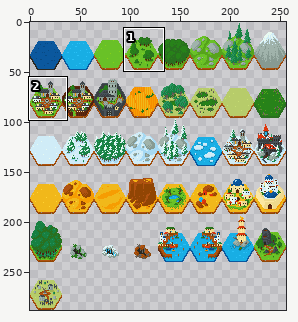
Two states of a sprite sheet, packages/game/assets/images/fantasyhextiles_v3_borderless.png. The picture above shows the old version from afar; the outline marks the close-up.
Close-up. Old version:
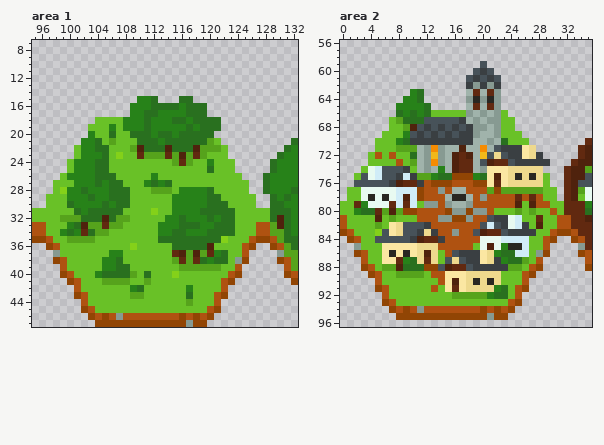
The file is 256x288 pixels. Shown: area 1: x 95..132, y 7..47; area 2: x 0..35, y 56..96.
Now the later version:
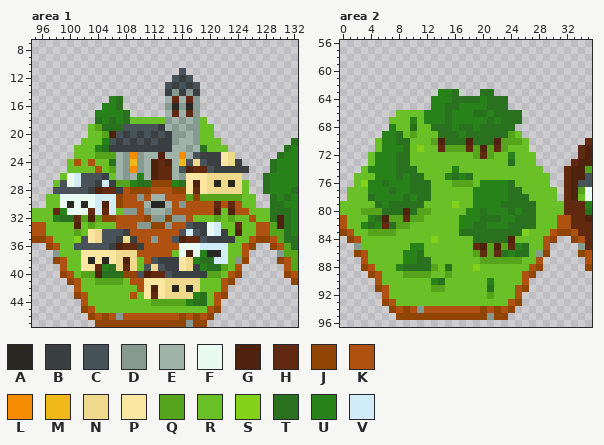
Palette (. is transparent): A #292721  B #3a3f42  C #475259  D #879a92  E #a0b3ab  F #e8faf1  G #4f220d  H #612910  J #914504  K #af5211  L #f68c02  M #f1b81a  N #eed98d  P #fbe7a2  Q #56a31c  R #69c127  S #84d119  T #29701f  U #278219  V #d0ecf7
The edit:
--- area 1
@@ x 95..132 @@
 10 ......................................
-11 ......................................
-12 ......................................
-13 ......................................
-14 ......................................
-15 ...............UUT...TT...............
-16 ..............UUUTTTTUTTT.............
-17 ..............UUTTUUUUTTT.............
-18 .........RRRRUUUTUUUTTUTTTT...........
-19 ........RRRURUUUTUUUUUTUTTT...........
-20 ........URRTRRTTTUTTUTTTTT............
-21 .......UUTRQRRRTTTUTTTTTTQR..........T
-22 ......RUUTTRRRQGTTTGTTTGQQQR........TU
-23 ......RUUUTRSRRHQQQHQGQHQRRR.......TUU
-24 .....RUUUTTRRRRRRRRRQHQRRURRR.....TUUU
-25 .....RUUUTTRRRRRRRRRRRRRRTRRR.....TUUU
-26 ....RUUUUTTTRRRRRURRRRRRRRRRRR...TUUUU
-27 ...RRRUUUTUTTRRRUTUTRRRRRRRRRRR..TUUUU
-28 ...RSUUTUUUTTTRRRQQQRUUUUTRRRRR..TUUUT
-29 ..RRRUUUTUUTTTRRRRRRUUUUUTTRRRRR..TUTU
-30 ..RRRTUUUUTUTTRRRRRRUUUUUTTTRRRR..TTUU
-31 RRRRRRTUTTTTTRRRRSRRUUUUTTTTTRRRRRTTTU
-32 RRRRQQQTTTGTQQRRRRRUUTUUUTUTTRRRRRTGTU
-33 KKRRRUTGQQHQQRRRRRUUUTTTUUTTTRRRKKQGTU
-34 KKRRUTUHTQQRRRRRRRUUTTUUUTTTTRRRKKQQTU
-35 JJKRRQQQQRRRRRRRRRTTTTTTTTTSRRRKJJKQTT
-36 ..JKRRRRRRRRRRSRRRRRTTTTTGRRRRKJ..JKQT
-37 ...DRRRRRRRUURRRRRRRHGQGQHUTRRK....DQQ
-38 ...JKRRRRRUUTRRRRRRRQHQHTUTTRDJ....JKQ
-39 ....KRRRRRUUTTRRRRRRRQQQQQQRRK......KQ
-40 ....JKRRRUTTTTQRTRRRSRRRRRRRKJ......JK
-41 .....JKRRRQQQQRRQRRRRRRRRRRKJ........J
-42 ......KRRRRRRRUTRRRRRRURRRRK..........
-43 ......JKRRRRRRQQRRRRRRTRRRKJ..........
-44 .......KRRRRRRRRRRRRRRQRRRK...........
+11 .....................C................
+12 ....................CBC...............
+13 ...................CBCBC..............
+14 ...................BDBDB..............
+15 ...........UT......EHEHD..............
+16 ..........UUT......DADAD..............
+17 .........UUUUT.....EHEHD..............
+18 .........TUTUTRRRRRDEDEDR.............
+19 ........RQTTTCCCCCBEDEDDRR............
+20 ........RRQGCBCBCBCBDDEDRR............
+21 .......RRRUCBCBCBCBBDEEDRRR..........T
+22 ......RRRUTBBBBBBBBBEEDETRRR........TU
+23 ......RRRQQQEDLDEEGEELECBBBPN......TUU
+24 .....RKRKRRTEDMDEGHGEMCNCBBPNB....TUUU
+25 .....RRRRKRQEDLDEGHHECGHHCBBBBB...TUUU
+26 ....RFVCCCBREDEUEGHHEDPPPNNNNN...TUUUU
+27 ...RCFVCCBVBQQUTTJJJUTPGPNANANR..TUUUU
+28 ...CCCCCBGHHBKJJJKKKJJPHPNNNNNR..TUUUT
+29 ..RRFFFFFVVVJKKDKEEKKKQJQQQQQQRR..TUTU
+30 ..RRFAFAFVGVJKKKEAAEKDKKKKHKHKRR..TTUU
+31 RRRHUFFFHVHVRDDKDEEDKKKKKKGRGKKRRRTTTU
+32 RRRUTTHQGQJJKKKKJDDJDDKRRRQRQRRKRRTGTU
+33 KKRRRRGRQRRRKKKDDJJDKKCBBFVRRHRRKKQGTU
+34 KKRRRRQRPNCCCBKKKKKKKCVCBFVBRGRRKKQQTU
+35 JJKRRRSCPNCCBNBKKDKKCGHHCBBBBRRKJJKQTT
+36 ..JKRRCCCCCBGHHBKKKKKFFFVVVVRRKJ..JKQT
+37 ...DRRRPPPPPNNNKKKKKRFGFUAAVRRK....DQQ
+38 ...JKRRPAPAPNGNRKCBBBPNUTTVVRDJ....JKQ
+39 ....KRRPPHUTNHNRCNCBBPNBUTTQRK......KQ
+40 ....JKRQQGTTTJJCGHHCBBBBBQQRKJ......JK
+41 .....JKRRQQQQRKKPPPNNNNNRRRKJ........J
+42 ......KRRRRRRRRKPGPNANANRRRK..........
+43 ......JKRRRRRRKRPHPNNNNUTRKJ..........
+44 .......KRRRRRRRRRQQQQQUTTRK...........
 45 .......JKRRRRRRRRRRRRRRRRKJ...........
--- area 2
@@ x 0..35 @@
 58 ....................................
-59 ....................C...............
-60 ...................CBC..............
-61 ..................CBCBC.............
-62 ..................BDBDB.............
-63 ..........UT......EHEHD.............
-64 .........UUT......DADAD.............
-65 ........UUUUT.....EHEHD.............
-66 ........TUTUTRRRRRDEDEDR............
-67 .......RQTTTCCCCCBEDEDDRR...........
-68 .......RRQGCBCBCBCBDDEDRR...........
-69 ......RRRUCBCBCBCBBDEEDRRR..........
-70 .....RRRUTBBBBBBBBBEEDETRRR........H
-71 .....RRRQQQEDLDEEGEELECBBBPN......HG
-72 ....RKRKRRTEDMDEGHGEMCNCBBPNB.....HG
-73 ....RRRRKRQEDLDEGHHECGHHCBBBBB...HGG
-74 ...RFVCCCBREDEUEGHHEDPPPNNNNN...HGGQ
-75 ..RCFVCCBVBQQUTTJJJUTPGPNANANR..HGGC
-76 ..CCCCCBGHHBKJJJKKKJJPHPNNNNNR..HGCC
-77 .RRFFFFFVVVJKKDKEEKKKQJQQQQQQRR.HGQF
-78 .RRFAFAFVGVJKKKEAAEKDKKKKHKHKRR.HGRF
-79 RRHUFFFHVHVRDDKDEEDKKKKKKGRGKKRRHHHU
-80 RRUTTHQGQJJKKKKJDDJDDKRRRQRQRRKRHHHT
-81 KRRRRGRQRRRKKKDDJJDKKCBBFVRRHRRKKHHG
-82 KRRRRQRPNCCCBKKKKKKKCVCBFVBRGRRKKHHH
-83 JKRRRSCPNCCBNBKKDKKCGHHCBBBBRRKJJKHH
-84 .JKRRCCCCCBGHHBKKKKKFFFVVVVRRKJ..JKH
-85 ..DRRRPPPPPNNNKKKKKRFGFUAAVRRK....DH
-86 ..JKRRPAPAPNGNRKCBBBPNUTTVVRDJ....JK
-87 ...KRRPPHUTNHNRCNCBBPNBUTTQRK......K
-88 ...JKRQQGTTTJJCGHHCBBBBBQQRKJ......J
-89 ....JKRRQQQQRKKPPPNNNNNRRRKJ........
-90 .....KRRRRRRRRKPGPNANANRRRK.........
-91 .....JKRRRRRRKRPHPNNNNUTRKJ.........
-92 ......KRRRRRRRRRQQQQQUTTRK..........
+59 ....................................
+60 ....................................
+61 ....................................
+62 ....................................
+63 ..............UUT...TT..............
+64 .............UUUTTTTUTTT............
+65 .............UUTTUUUUTTT............
+66 ........RRRRUUUTUUUTTUTTTT..........
+67 .......RRRURUUUTUUUUUTUTTT..........
+68 .......URRTRRTTTUTTUTTTTT...........
+69 ......UUTRQRRRTTTUTTTTTTQR..........
+70 .....RUUTTRRRQGTTTGTTTGQQQR........H
+71 .....RUUUTRSRRHQQQHQGQHQRRR.......HG
+72 ....RUUUTTRRRRRRRRRQHQRRURRR......HG
+73 ....RUUUTTRRRRRRRRRRRRRRTRRR.....HGG
+74 ...RUUUUTTTRRRRRURRRRRRRRRRRR...HGGQ
+75 ..RRRUUUTUTTRRRUTUTRRRRRRRRRRR..HGGC
+76 ..RSUUTUUUTTTRRRQQQRUUUUTRRRRR..HGCC
+77 .RRRUUUTUUTTTRRRRRRUUUUUTTRRRRR.HGQF
+78 .RRRTUUUUTUTTRRRRRRUUUUUTTTRRRR.HGRF
+79 RRRRRTUTTTTTRRRRSRRUUUUTTTTTRRRRHHHU
+80 RRRQQQTTTGTQQRRRRRUUTUUUTUTTRRRRHHHT
+81 KRRRUTGQQHQQRRRRRUUUTTTUUTTTRRRKKHHG
+82 KRRUTUHTQQRRRRRRRUUTTUUUTTTTRRRKKHHH
+83 JKRRQQQQRRRRRRRRRTTTTTTTTTSRRRKJJKHH
+84 .JKRRRRRRRRRRSRRRRRTTTTTGRRRRKJ..JKH
+85 ..DRRRRRRRUURRRRRRRHGQGQHUTRRK....DH
+86 ..JKRRRRRUUTRRRRRRRQHQHTUTTRDJ....JK
+87 ...KRRRRRUUTTRRRRRRRQQQQQQRRK......K
+88 ...JKRRRUTTTTQRTRRRSRRRRRRRKJ......J
+89 ....JKRRRQQQQRRQRRRRRRRRRRKJ........
+90 .....KRRRRRRRUTRRRRRRURRRRK.........
+91 .....JKRRRRRRQQRRRRRRTRRRKJ.........
+92 ......KRRRRRRRRRRRRRRQRRRK..........
 93 ......JKRRRRRRRRRRRRRRRRKJ..........
